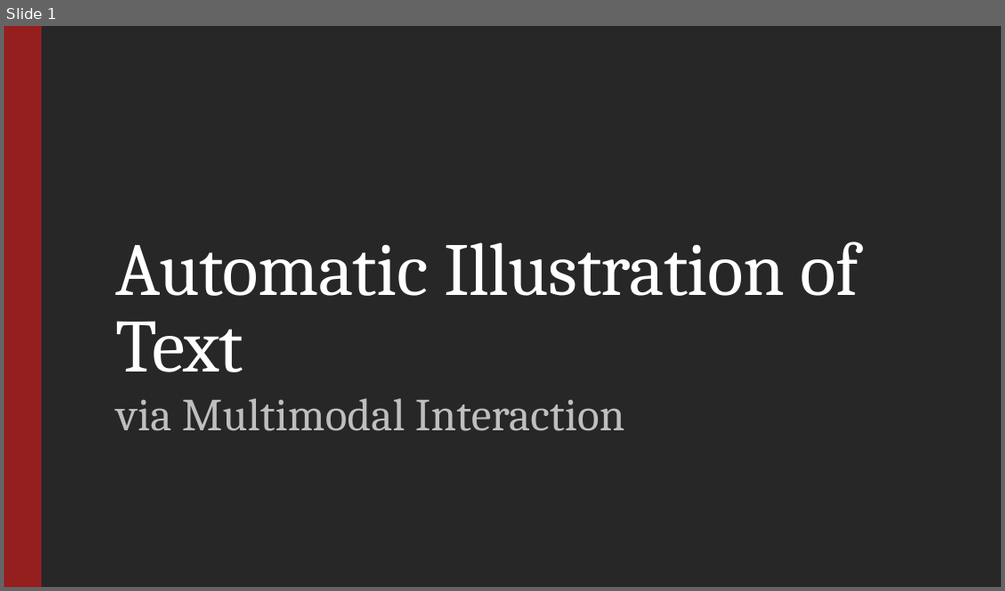
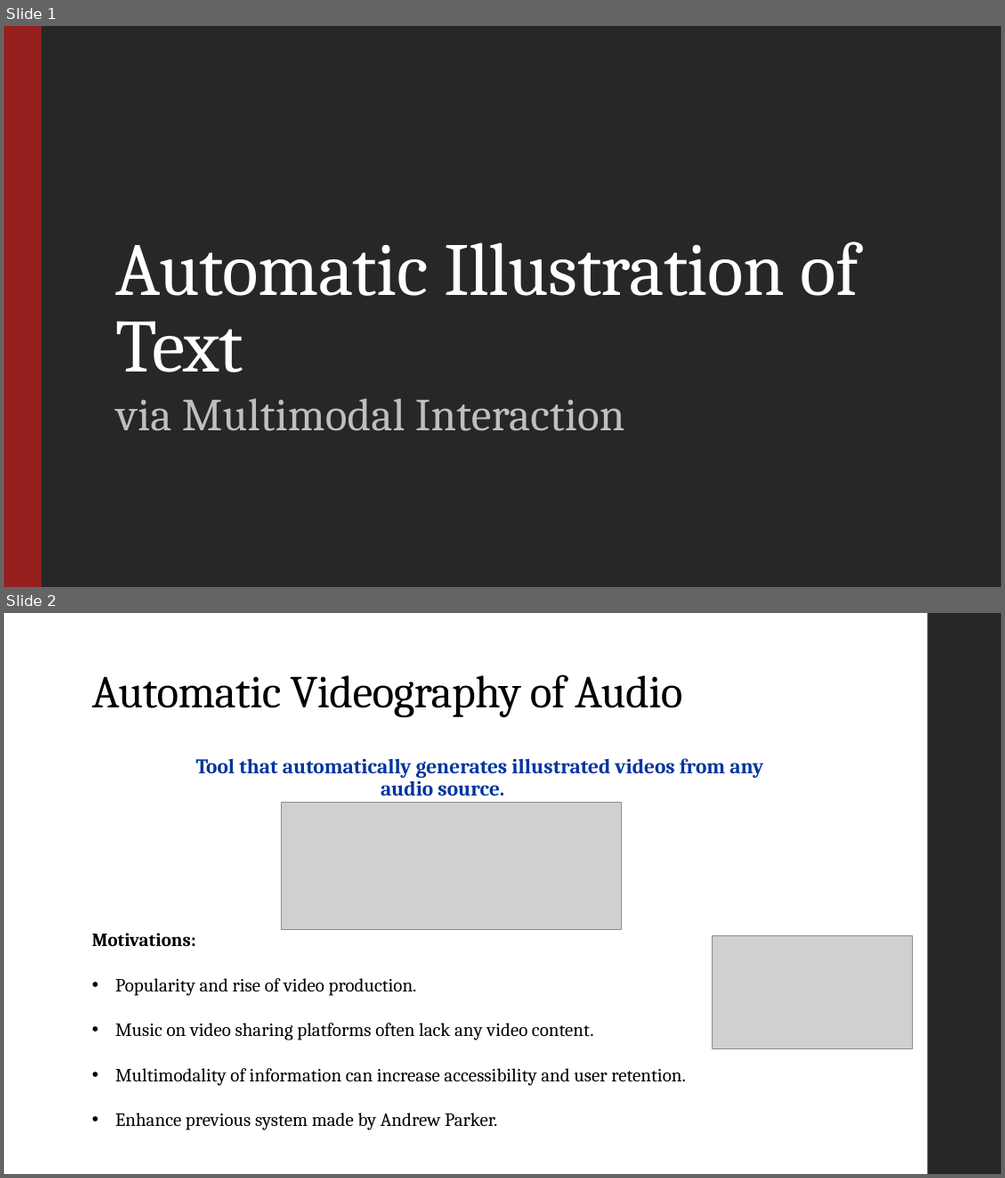
Before and after one commit to StergiousAji/Automatic-Illustration-of-Text, a slide deck: presentation/presentation_slides.pptx. Shown one above the other, each under a label of ours: slide 1 before the commit, slides 1 and 2 after it. The pictures are 1005x591 and 1005x1178 pixels, drawn with LibreOffice and Linux fonts; fonts in the diff are those of the drawing; grey boxes stand for pictures. Boxes give left, top, right and bottom in pixels: in the first picture for what was removed or moved away, otherwise in the second. Text is boxed around its words. In the diff, an @@ line names an element or a change of style, - is before the commit and + after.

```diff
--- a/presentation/presentation_slides.pptx
+++ b/presentation/presentation_slides.pptx
@@ slide 2 added at bbox=[4, 613, 1001, 1174], background #FFFFFF @@
@@ rectangle added at bbox=[928, 613, 1001, 1174], fill #272727 @@
@@ title added at bbox=[92, 674, 682, 718], 44 pt, text #000000 @@
+Automatic Videography of Audio
@@ text added at bbox=[196, 758, 763, 795], 20 pt, text #00359E, bold @@
+  Tool that automatically generates illustrated videos from any audio source.
@@ picture added at bbox=[282, 803, 621, 929] @@
@@ text added at bbox=[92, 933, 686, 1130], 18 pt, text #000000 @@
+Motivations:
+• Popularity and rise of video production.
+• Music on video sharing platforms often lack any video content.
+• Multimodality of information can increase accessibility and user retention.
+• Enhance previous system made by Andrew Parker.
@@ picture added at bbox=[712, 936, 913, 1048] @@
```
Also in this commit, not shown: 1 other slide added, 1 slide removed, 22 other files.
